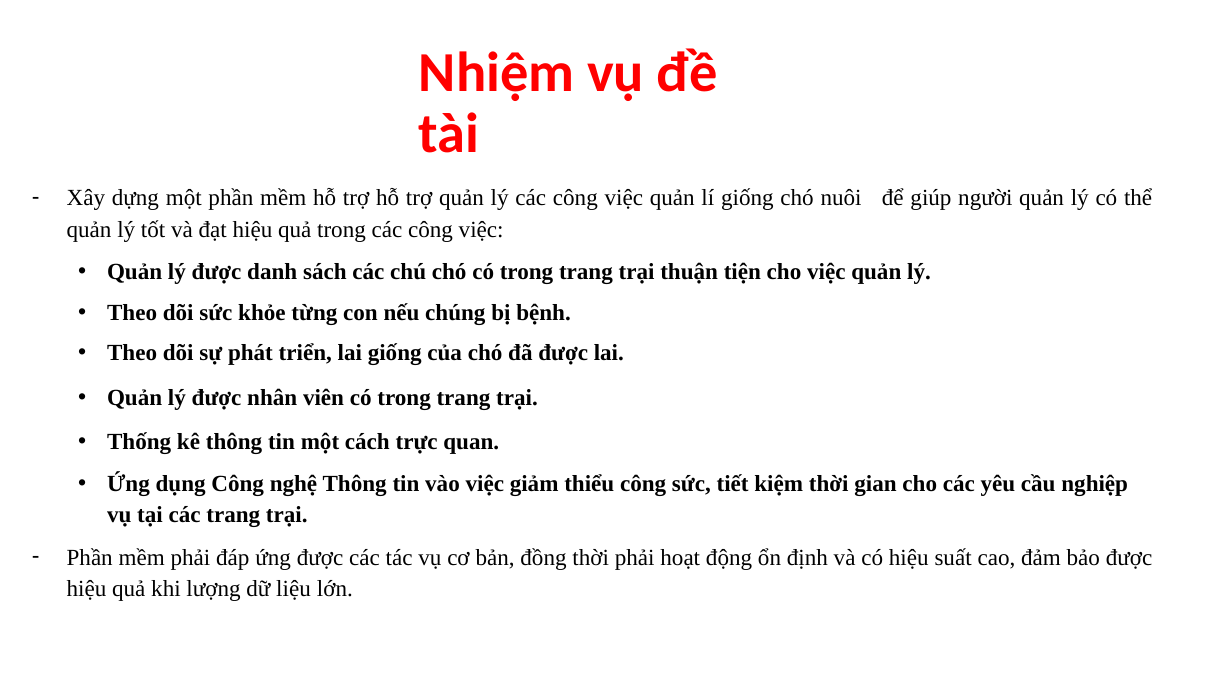
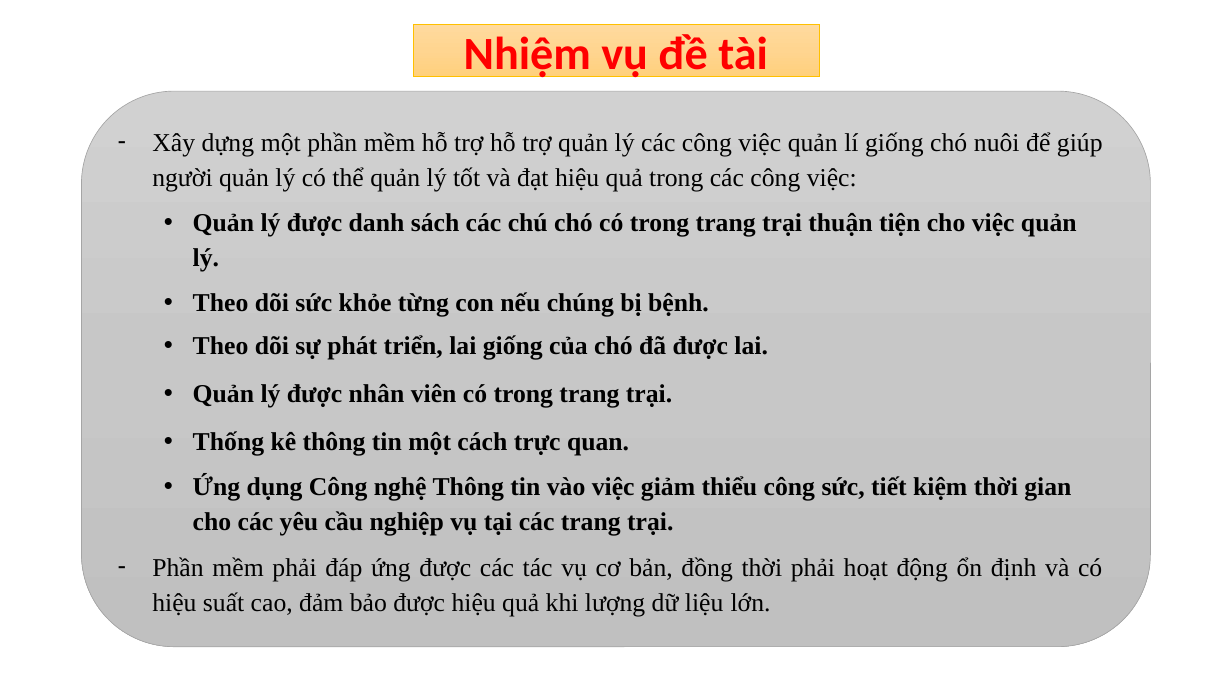
Before and after one commit to Cotchi666/Dog_Farm-Winform, a slide deck: slide 3 of Báo cáo.pptx. Drawn at 1232x693 pixels with LibreOffice and Linux fonts; fonts in the diff are those of the drawing. Boxes give left, top, right and bottom in pixels: in the first picture for what was removed or moved away, otherwise in the second. Text is boxed around its words. In the diff, an @@ line names an element or a change of style, - is before the commit and + after.

```diff
--- a/Báo cáo.pptx
+++ b/Báo cáo.pptx
@@ rectangle "Nhiệm vụ đề tài": place and size @@
-rectangle "Nhiệm vụ đề tài" at box(419, 48, 718, 153)
+rectangle "Nhiệm vụ đề tài" at box(413, 25, 819, 78)
@@ rectangle "Nhiệm vụ đề tài" at box(413, 25, 819, 78): size 44 to 36 pt; alignment left to centre; line spacing 0.9 to 1; fill none to gradient #FFDB9E to #FFD590 to #FFD07C; outline none to #FFC000 0.5 pt @@
@@ rounded rectangle "Xây dựng một phần mềm ...": place and size @@
-rounded rectangle "Xây dựng một phần mềm ..." at box(67, 188, 1152, 601)
+rounded rectangle "Xây dựng một phần mềm ..." at box(81, 91, 1151, 647)
@@ rounded rectangle "Xây dựng một phần mềm ..." at box(81, 91, 1151, 647): size 18 to 20 pt; vertical alignment top to middle; fill none to gradient #D2D2D2 to #C8C8C8 to #C0C0C0; outline none to #A5A5A5 0.5 pt @@
```
Also in this commit, not shown: 1 other slide changed.
